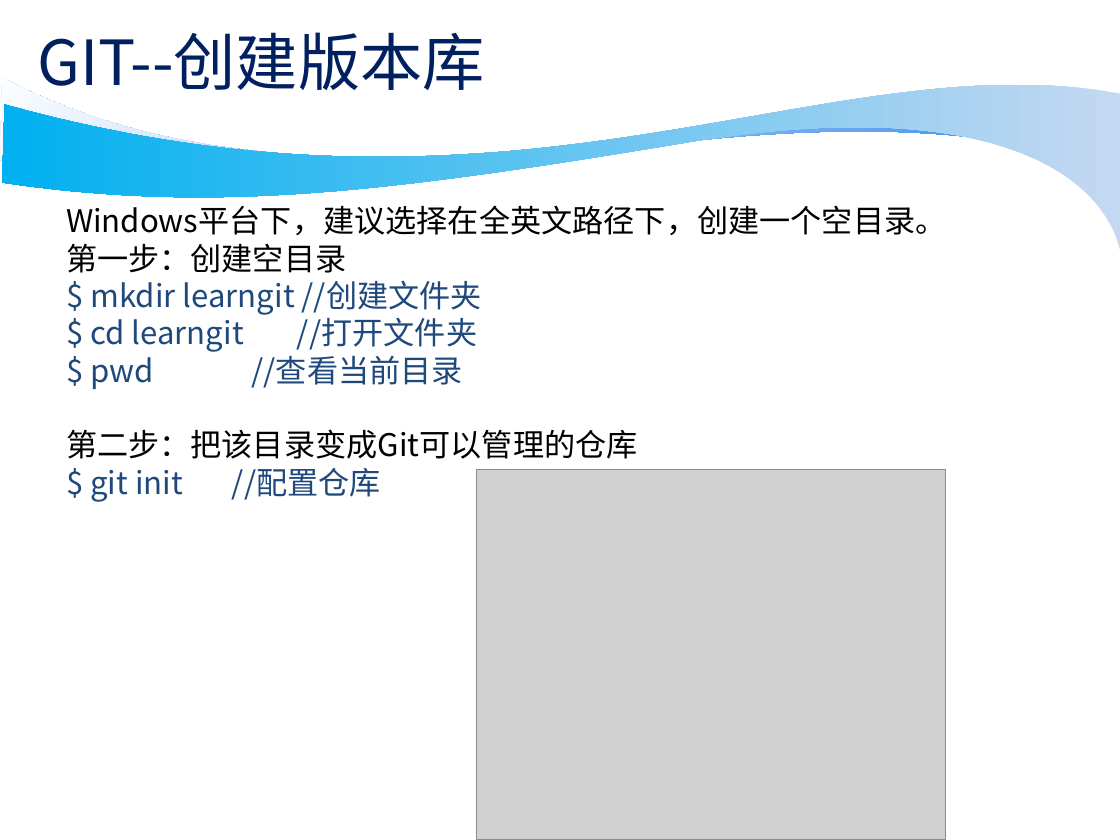
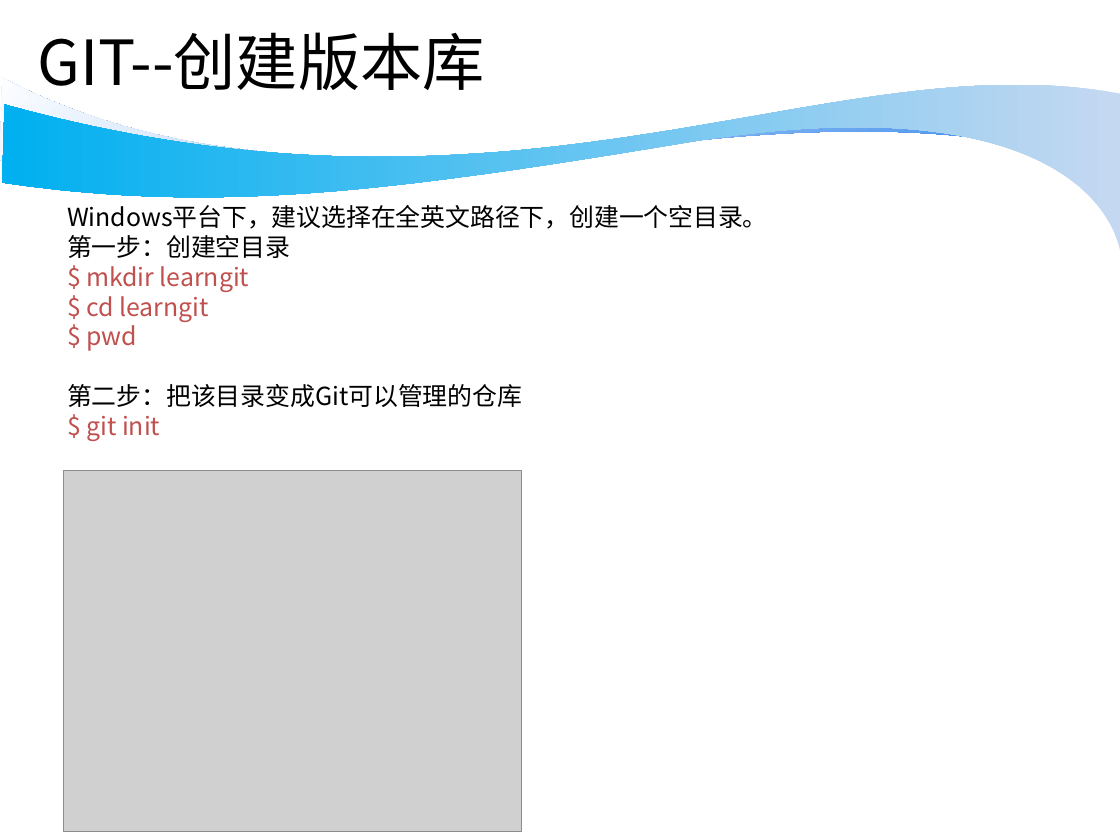
Before and after one commit to wobushixianyu/GitSkillSharing, a slide deck: slide 6 of git_skill_sharing.ppt. Drawn at 1120x840 pixels with LibreOffice and Linux fonts; fonts in the diff are those of the drawing; grey boxes stand for pictures; background and template pictures are left out. Boxes give left, top, right and bottom in pixels: in the first picture for what was removed or moved away, otherwise in the second. Text is boxed around its words. In the diff, an @@ line names an element or a change of style, - is before the commit and + after.

```diff
--- a/git_skill_sharing.ppt
+++ b/git_skill_sharing.ppt
@@ title "GIT--创建版本库" at [37, 32, 484, 100]: text colour #002060 to #000000 @@
@@ text at [67, 205, 768, 407]: size 20 to 16 pt in "Windows平台下，建议选择在全英文路径下，创建一个空目录。", "第一步：创建空目录", "第二步：把该目录变成Git可以管理的仓库" @@
@@ text at [86, 266, 249, 351]: text changed; size 20 to 16 pt; text colour #1F497D to #C0504D @@
-$ mkdir learngit //创建文件夹
-$ cd learngit //打开文件夹
-$ pwd //查看当前目录
+$ mkdir learngit
+$ cd learngit
+$ pwd
@@ text at [86, 416, 160, 441]: text changed; size 20 to 16 pt; text colour #1F497D to #C0504D @@
-$ git init //配置仓库
+$ git init
@@ picture: place and size @@
-picture at [476, 469, 945, 840]
+picture at [64, 470, 522, 831]
```
Also in this commit, not shown: 8 other slides changed, 24 slides added, 1 slide removed.
